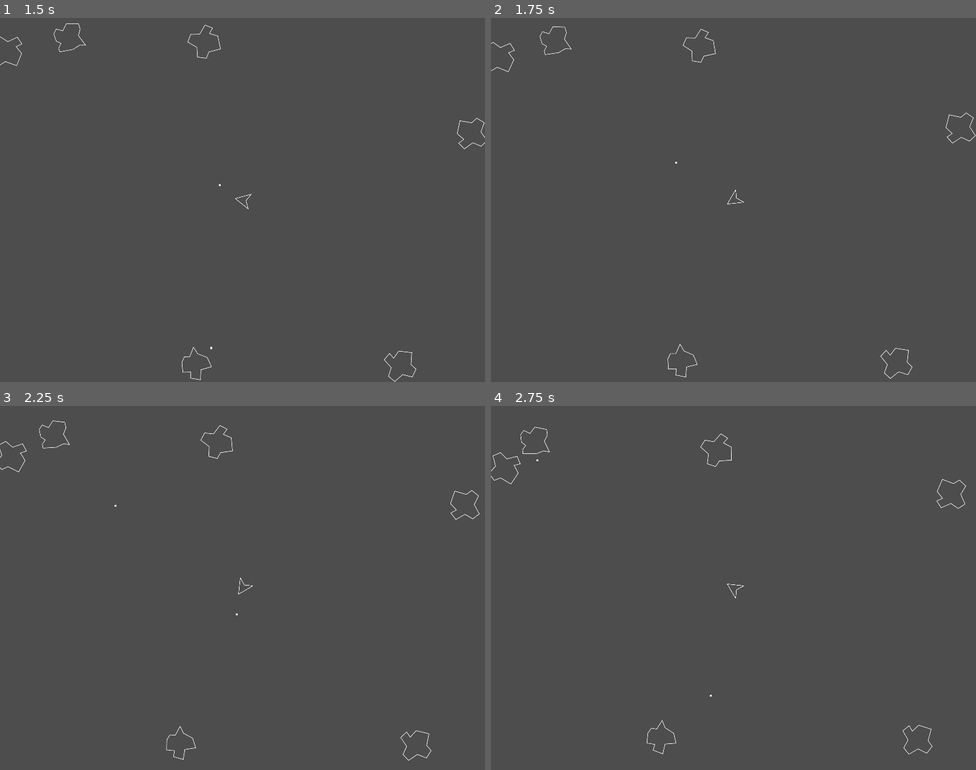
Above: before the commit, frames 1-4 (two rows, left to right).
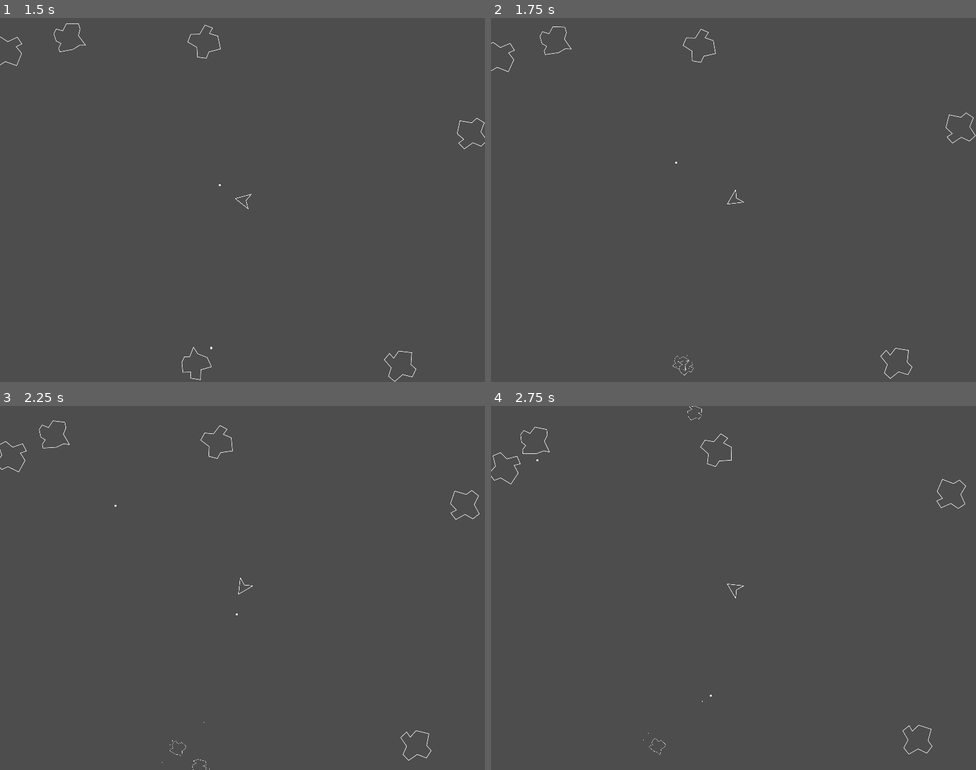
Above: after the commit, the same moments.

Repository: springcomp/asteroids_godot
Game: Godot game, scene res://scenes/main.tscn
The game is run twice, just before and just after one commit, with the same random seed, the same clock (stepped at 60 frames per second) and the same inputs.
Inputs:
- Up to frame 1 (1.5 s): hold Right (rotate_right) 0.53-1.28 s; tap Space (shoot) at 0.6, 1.35 s; hold Left (rotate_left) from 1.28 s (still down)
- Up to frame 2 (1.75 s): keep holding Left (rotate_left)
- Up to frame 3 (2.25 s): release Left (rotate_left) at 2.03 s; hold Right (rotate_right) from 2.03 s (still down); tap Space (shoot) at 2.1 s
- Up to frame 4 (2.75 s): keep holding Right (rotate_right)

Frame 1 is identical in both runs. In frame 2, less than 0.1% of the frame differs, in the area x 36-43%, y 89-99%; in frame 3, less than 0.1%; in frame 4, less than 0.1%, in the area x 31-44%, y 0-96%.

Commit message:
[asteroids] can be shot

Diff:
--- a/scenes/asteroid.gd
+++ b/scenes/asteroid.gd
@@ -10,7 +10,7 @@
 @export var speed: float = 100
 
 @onready var sprite: Sprite2D = $Sprite2D
-@onready var explosion_particles: CPUParticles2D = $ExplosionParticles
+@onready var explosion_particles: ExplosionParticles = $ExplosionParticles
 
 const rotation_speeds = [
 	PI / 20,
@@ -45,6 +45,11 @@
 	position += direction * speed * delta
 	rotation += rotation_speed * delta
 
+func _on_area_entered(area: Area2D):
+	if area is Bullet:
+		area.queue_free()
+		on_destroy()
+
 func _on_body_entered(body: CharacterBody2D):
 	if body is Player:
 		body.queue_free()
@@ -57,8 +62,4 @@
 
 func explode():
 	explosion_particles.reparent(get_tree().root)
-	explosion_particles.finished.connect(on_exploded)
-	explosion_particles.emitting = true
-
-func on_exploded():
-	explosion_particles.queue_free()
+	explosion_particles.explode()
--- a/scenes/asteroid.tscn
+++ b/scenes/asteroid.tscn
@@ -1,8 +1,9 @@
-[gd_scene load_steps=5 format=3 uid="uid://mnipidhsixy8"]
+[gd_scene load_steps=6 format=3 uid="uid://mnipidhsixy8"]
 
 [ext_resource type="Texture2D" uid="uid://7korjy0xrwe1" path="res://arts/Asteroid_01.png" id="1_mtbs2"]
 [ext_resource type="Script" path="res://scenes/asteroid.gd" id="1_xwpk5"]
 [ext_resource type="PackedScene" uid="uid://p8rfmrdn0nrd" path="res://scenes/screen_bounds_movements.tscn" id="2_aw7cb"]
+[ext_resource type="PackedScene" uid="uid://p6kkla32mdmf" path="res://scenes/explosion_particles.tscn" id="4_tuvkw"]
 
 [sub_resource type="CircleShape2D" id="CircleShape2D_rg1f4"]
 radius = 64.0
@@ -21,18 +22,7 @@
 [node name="ScreenBoundsMovements" parent="." node_paths=PackedStringArray("node") instance=ExtResource("2_aw7cb")]
 node = NodePath("..")
 
-[node name="ExplosionParticles" type="CPUParticles2D" parent="."]
-emitting = false
-amount = 6
-lifetime = 6.0
-one_shot = true
-explosiveness = 1.0
-spread = 180.0
-gravity = Vector2(0, 0)
-initial_velocity_min = 128.0
-initial_velocity_max = 223.0
-angle_max = 180.0
-scale_amount_min = 3.0
-scale_amount_max = 3.0
+[node name="ExplosionParticles" parent="." instance=ExtResource("4_tuvkw")]
 
+[connection signal="area_entered" from="." to="." method="_on_area_entered"]
 [connection signal="body_entered" from="." to="." method="_on_body_entered"]
--- /dev/null
+++ b/scenes/explosion_particles.gd
@@ -0,0 +1,15 @@
+extends CPUParticles2D
+
+class_name ExplosionParticles
+
+@onready var timer: Timer = $ExplosionTimer
+
+func explode():
+	timer.wait_time = lifetime
+	timer.timeout.connect(on_timer_timeout)
+	timer.start()
+
+	emitting = true
+
+func on_timer_timeout():
+	queue_free()
--- /dev/null
+++ b/scenes/explosion_particles.tscn
@@ -0,0 +1,22 @@
+[gd_scene load_steps=2 format=3 uid="uid://p6kkla32mdmf"]
+
+[ext_resource type="Script" path="res://scenes/explosion_particles.gd" id="1_yssn5"]
+
+[node name="ExplosionParticles" type="CPUParticles2D"]
+emitting = false
+amount = 6
+lifetime = 6.0
+one_shot = true
+explosiveness = 1.0
+spread = 180.0
+gravity = Vector2(0, 0)
+initial_velocity_min = 128.0
+initial_velocity_max = 223.0
+angle_max = 180.0
+scale_amount_min = 3.0
+scale_amount_max = 3.0
+script = ExtResource("1_yssn5")
+
+[node name="ExplosionTimer" type="Timer" parent="."]
+wait_time = 6.0
+one_shot = true
